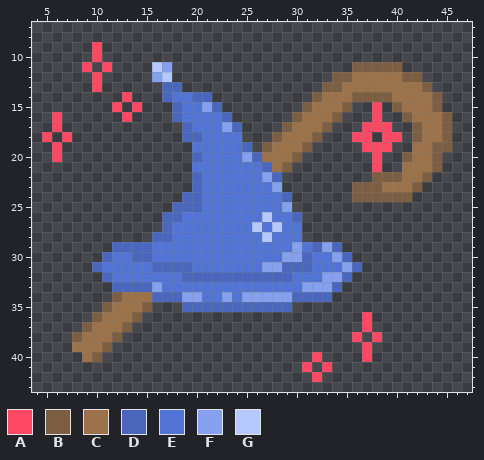
A pixel-art sprite gets an edit: Assets/title logo pixelized.png.png. The picture above is the old version.
The file is 48x48 pixels. Colours within 5 levels of each other are drawn and written as one. Shown: x 4..47, y 7..43.
Palette (. is transparent): A #ff4863  B #7c5f43  C #9b724a  D #4a67bd  E #5274d7  F #85a0ee  G #b6c9ff
Pixels before, first column x 5:
 9 .....A...................................
10 .....A...................................
11 ....A.A....GF..................BBBBB.....
12 .....A.....FG................BBCCCCCBB...
13 .....A......DD..............BBCCCCCCCCB..
14 ........A...DEEDD..........BCCCBBBBCCCCB.
15 .......A.A...DEEFD........BCCCB..A.BCCCB.
16 .A......A....DEEEED......BCCCB...A..BCCCB
17 .A............DEEEFD....BCCCB...AAA..BCCB
18 A.A...........DDEEEE...BCCCB...AA.AA.BCCB
19 .A.............EEEEED.BCCCB.....AAA..CCBB
20 .A.............DEEEEFDCCCB.......A..BCCB.
21 ...............EEEEEEEDCB........A..CCCB.
22 ...............DEEEEEEFD.........BBBCCB..
23 ...............DEEEEEEEF.......BBBCCCB...
24 ..............DDEEEEEEEED......BBBBBB....
25 .............DDDEEEEEEEEF................
26 ............DDEEEEEEEEGEED...............
27 ............DEEEEEEEEGEGEE...............
28 ...........DDEEEEEEEEEGEEE...............
29 .......DDDDEEEEEEEEEEEEEEFEDFD...........
30 ......DEEDDEEEEEEEEEEEEEFFDEEFD..........
31 .....DEEEEEDDDDEEEEEEEFFDDDEEEFD.........
32 ......DEEEEEEEDDDDDDDDDDDEEEFFD..........
33 .......DDDDFEEEEEEEEEEEEEEFFFD...........
34 .......BCCCDDDFFEEFEFFFFFDDDD............
35 ......BCCCB...DDDDDDDDDDD................
36 .....BCCCB......................A........
37 ....BCCCB.......................A........
38 ...BCCCB.......................A.A.......
39 ...CCCB.........................A........
40 ....CB.....................A....A........
41 ..........................A.A............
42 ...........................A.............
New version:
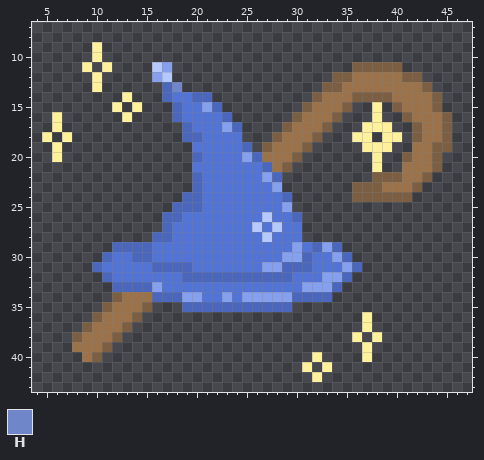
Colours new in this view: H #6f86c9
Edits made:
Colour A changes from #ff4863 to #fff09c.
The edit turns colour D into colour H in row 13 at x 18.
Changed places in both pictures, as pixel boxes (x1, y1, x2, y2):
changed: (42, 42, 182, 162)
changed: (352, 102, 402, 172)
changed: (302, 312, 382, 382)
